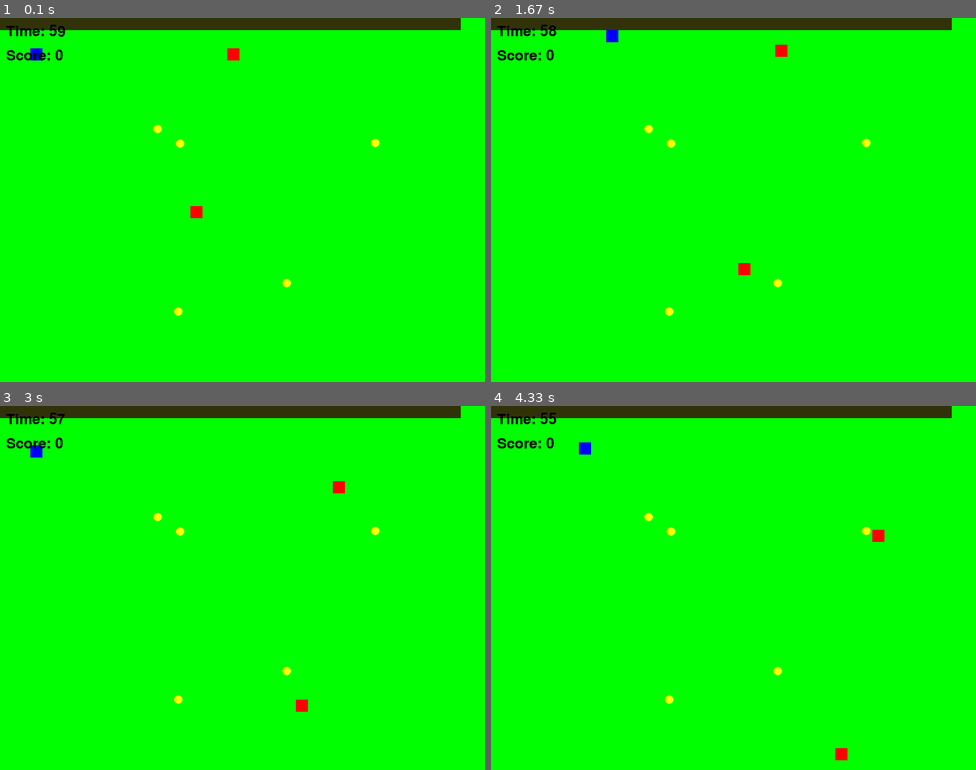
Above: before the commit, frames 1-4 (two rows, left to right).
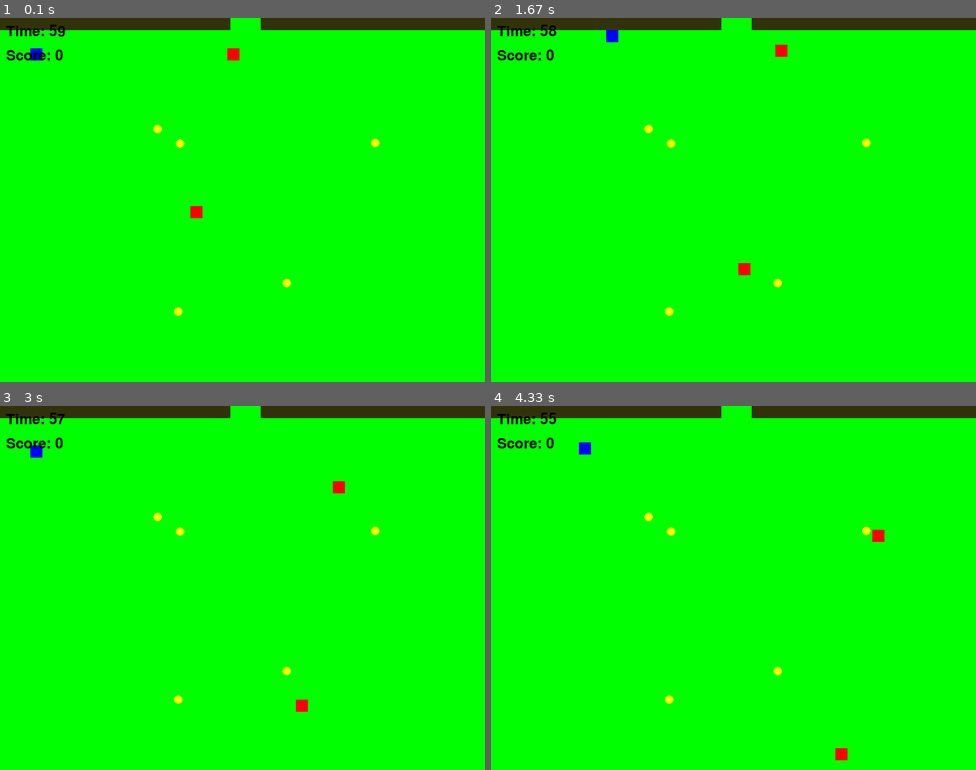
Above: after the commit, the same moments.

Repository: TrentChip38/MazeGame
Game: pygame game, started from pygameMaze7.py
Same seed, same stepped clock (60 frames per second), same inputs: the game is played once before the commit and once after it.
Inputs:
- Up to frame 1 (0.1 s): no input
- Up to frame 2 (1.67 s): hold Right 0.33-0.8 s; hold Up 0.83-1.13 s; hold Right 1.17-1.63 s
- Up to frame 3 (3 s): hold Left 1.67-2.2 s; hold Down 2.23-2.53 s; hold Left 2.57-2.97 s
- Up to frame 4 (4.33 s): hold Up 3-3.37 s; hold Right 3.4-4.03 s; hold Down from 4.07 s (still down)

The runs differ from the first frame. In frame 1, 0.4% of the frame differs, in the area x 47-100%, y 0-4%; in frame 2, 0.4%; in frame 3, 0.4%; in frame 4, 0.4%.

Commit message:
Multiple goals/gates to different levels Dictionary defines goal attributes

Diff:
--- a/pygameMaze7.py
+++ b/pygameMaze7.py
@@ -44,12 +44,31 @@
 # Enemy settings
 enemy_size = 20
 
+# Player starting positions
+start_positions = [[50, 50], [50, 50], [50, 50], [50, 50], [50, 50], [50, 50]]
+
 # Levels and Walls
 levels_color = [GREEN, GREY, GREY,GREY,GREY,GREY,GREY,]
+
+# level_goals = {
+#     f"Goal {i+1}":{
+#         "pos": [WIDTH //2, 0],
+#         "sendto": 0,
+#         "sendtopos": [WIDTH //2, HEIGHT]
+#     }
+# }
+
+levelZeroGoals = {
+    "goal1": {"pos": [WIDTH //2, 0], "sendtolevel": 1, "sendtopos": [WIDTH //2, HEIGHT]},
+    "goal2": {"pos": [WIDTH, HEIGHT//2], "sendtolevel": 2, "sendtopos": [50, 50]},
+    "goal3": {"pos": [WIDTH //2, HEIGHT], "sendtolevel": 3, "sendtopos": [50, 50]},
+    "goal4": {"pos": [0, HEIGHT//2], "sendtolevel": 4, "sendtopos": [50, 50]},
+}
+
 levels = [
     [
         # Level 0
-        (0, 0, 380, 20), (380, 0, 380, 20),
+        (0, 0, 380, 20), (420, 0, 380, 20),
     ],
     [
         # Level 1
@@ -95,9 +114,6 @@
 
 # Clock for controlling frame rate
 clock = pygame.time.Clock()
-
-# Player starting positions
-start_positions = [[50, 50], [50, 50], [50, 50], [50, 50], [50, 50], [50, 50]]
 
 # Reset level
 current_level = 0
@@ -154,9 +170,14 @@
         pygame.draw.rect(screen, WALL_BLACK, wall)
 
     # Draw goal
-    goal_pos = [WIDTH - 50, HEIGHT - 50]
-    goal_rect = pygame.Rect(goal_pos[0], goal_pos[1], goal_size, goal_size)
-    pygame.draw.rect(screen, GREEN, goal_rect)
+    if current_level == 0:
+        for goal in levelZeroGoals.values():
+            goal_rect = pygame.Rect(goal["pos"][0], goal["pos"][1], goal_size, goal_size)
+            pygame.draw.rect(screen, GREEN, goal_rect)
+    else:
+        goal_pos = [WIDTH - 50, HEIGHT - 50]
+        goal_rect = pygame.Rect(goal_pos[0], goal_pos[1], goal_size, goal_size)
+        pygame.draw.rect(screen, GREEN, goal_rect)
 
     # Draw coins
     for coin in coins:
@@ -236,6 +257,17 @@
 
     # Update explored areas
     update_explored()
+
+    # Check for reaching the gates on level 1
+    if current_level == 0:
+        for goal_name, goal in levelZeroGoals.items():
+            #print(f"{goal_name}: {goal}")
+            goal_rect = pygame.Rect(goal["pos"][0], goal["pos"][1], goal_size, goal_size)
+            pygame.draw.rect(screen, GREEN, goal_rect)
+            if new_rect.colliderect(goal_rect):
+                score += 100
+                current_level = goal["sendtolevel"]
+                reset_level()
 
     # Check for reaching the goal
     goal_rect = pygame.Rect(WIDTH - 50, HEIGHT - 50, goal_size, goal_size)
